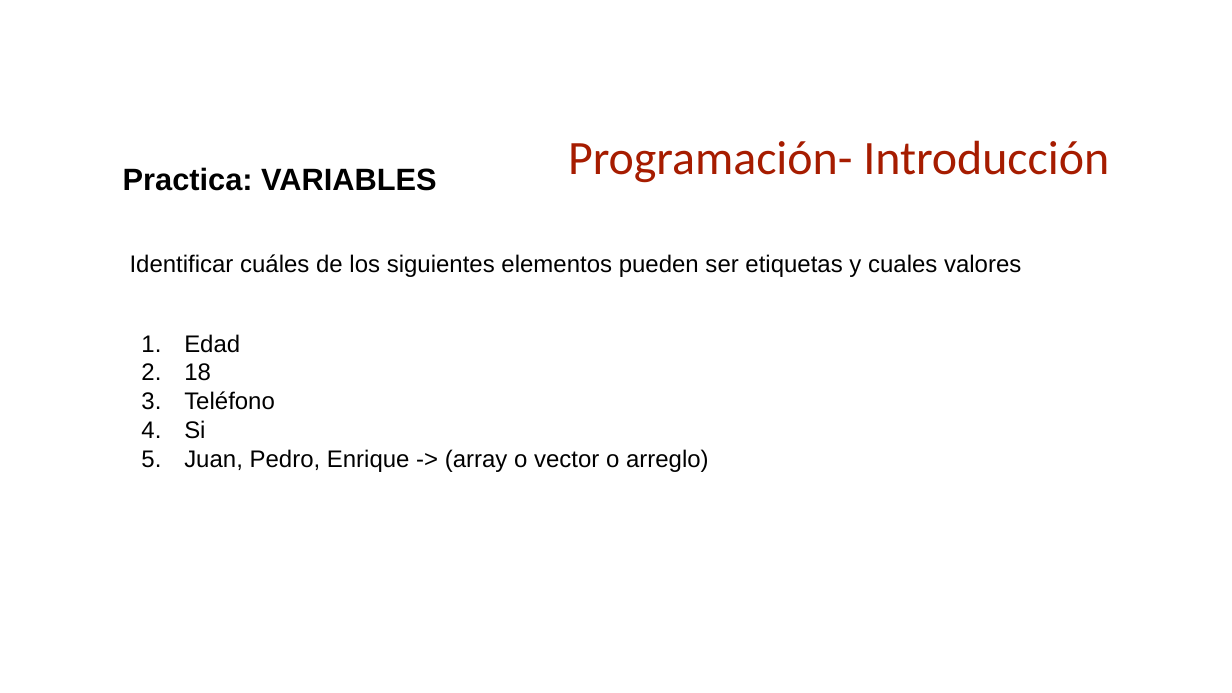
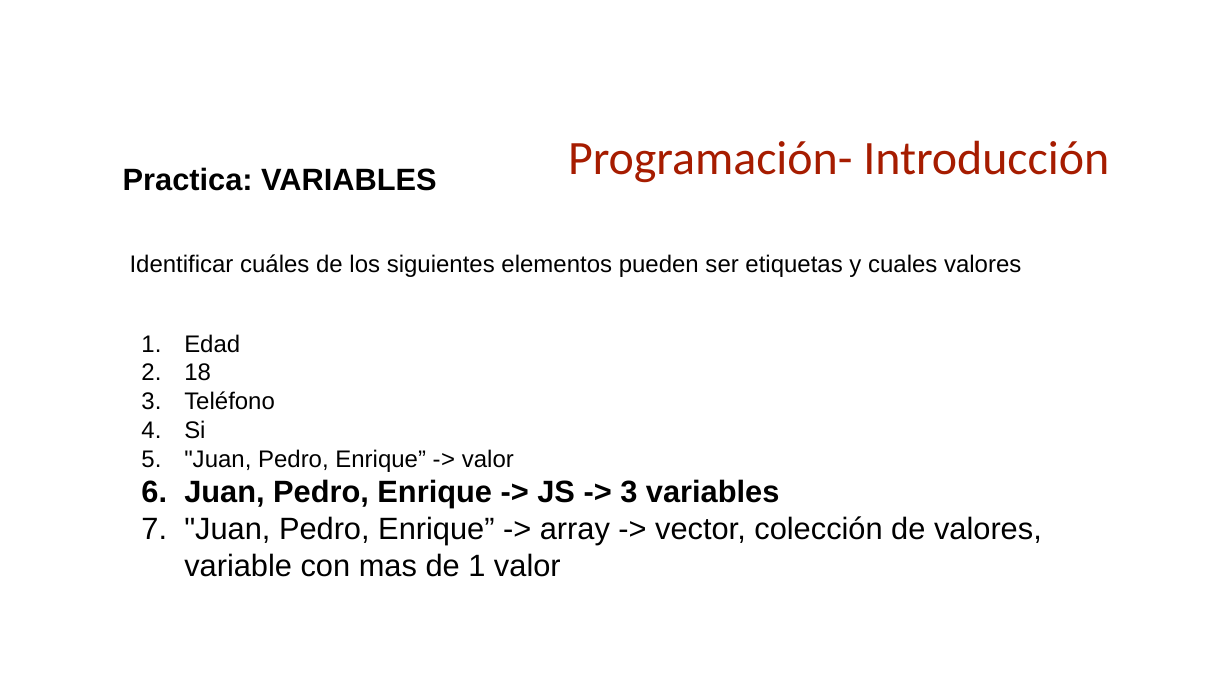
Before and after one commit to vanityfer/webmaster2021, a slide deck: slide 22 of 24_php1/introProgramacion.pptx. Drawn at 1232x693 pixels with LibreOffice and Linux fonts; fonts in the diff are those of the drawing; background and template pictures are left out. Boxes give left, top, right and bottom in pixels: in the first picture for what was removed or moved away, otherwise in the second. Text is boxed around its words. In the diff, an @@ line names an element or a change of style, - is before the commit and + after.

```diff
--- a/24_php1/introProgramacion.pptx
+++ b/24_php1/introProgramacion.pptx
@@ text at [184,449,1042,577]: text changed; size 14 to 18 pt @@
-5. Juan, Pedro, Enrique -> (array o vector o arreglo)
+5. "Juan, Pedro, Enrique” -> valor
+6. Juan, Pedro, Enrique -> JS -> 3 variables
+7. "Juan, Pedro, Enrique” -> array -> vector, colección de valores, variable con mas de 1 valor
```
Also in this commit, not shown: 3 other files.
